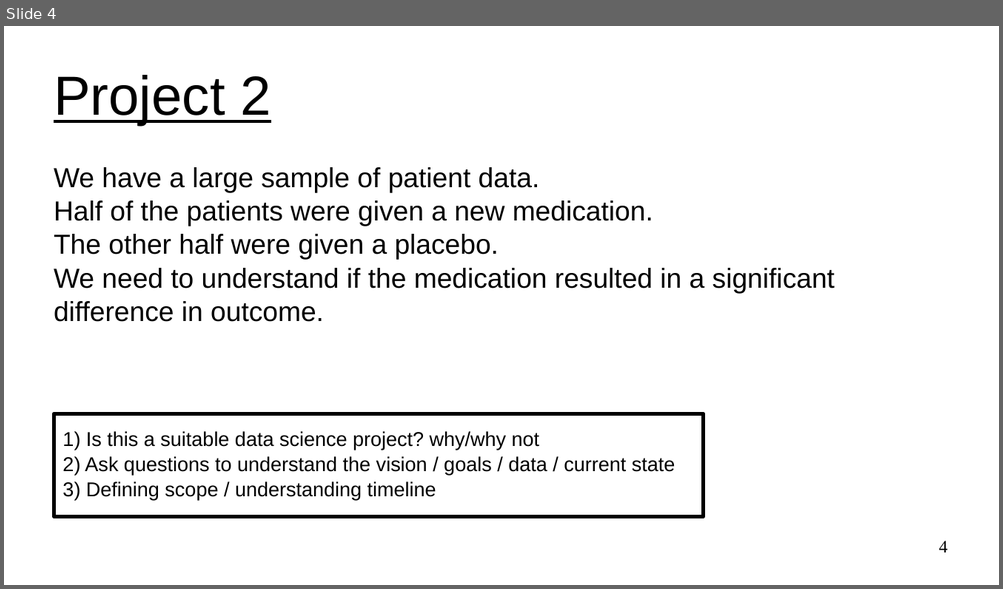
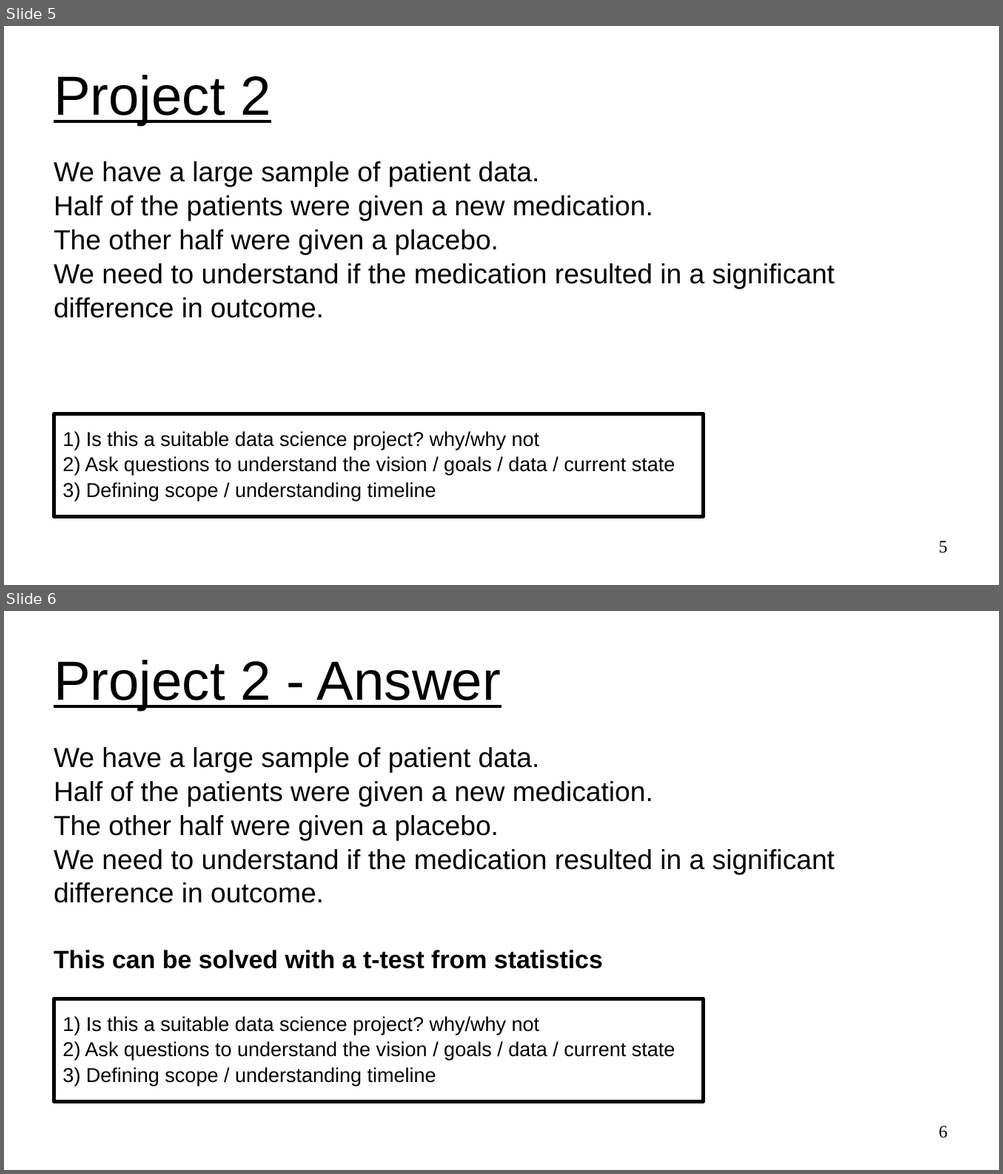
Before and after one commit to UVADS/ds6011, a slide deck: 02_project_discovery.ppt. Shown one above the other, each under a label of ours: slide 4 before the commit, slides 5 and 6 after it. The pictures are 1003x589 and 1003x1174 pixels, drawn with LibreOffice and Linux fonts; fonts in the diff are those of the drawing. Boxes give left, top, right and bottom in pixels: in the first picture for what was removed or moved away, otherwise in the second. Text is boxed around its words. In the diff, an @@ line names an element or a change of style, - is before the commit and + after.

```diff
--- a/02_project_discovery.ppt
+++ b/02_project_discovery.ppt
@@ slide 6 added at box(4, 611, 999, 1170), background #FFFFFF @@
@@ title added at box(54, 660, 501, 710), 44 pt, text #000000, underline @@
+Project 2 - Answer
@@ subtitle added at box(54, 747, 834, 969), 22 pt, text #000000 @@
+We have a large sample of patient data.
+Half of the patients were given a new medication.
+The other half were given a placebo.
+We need to understand if the medication resulted in a significant
+difference in outcome.
+This can be solved with a t-test from statistics
@@ rectangle added at box(54, 999, 703, 1102), fill #FFFFFF, outline #000000 2.89 pt, 16 pt, text #000000 @@
+1) Is this a suitable data science project? why/why not
+2) Ask questions to understand the vision / goals / data / current state
+3) Defining scope / understanding timeline
@@ page number added at box(939, 1126, 948, 1139), 14 pt, text #000000 @@
+6
@@ what was slide 4 is now slide 5 @@
@@ slide 5 changed as well @@
@@ subtitle "We have a large sample ...": place and size @@
-subtitle "We have a large sample ..." at box(54, 167, 834, 322)
+subtitle "We have a large sample ..." at box(54, 161, 834, 318)
@@ page number at box(939, 541, 948, 554): text changed @@
-4
+5
```
Also in this commit, not shown: 3 other slides changed, 5 other slides added.
